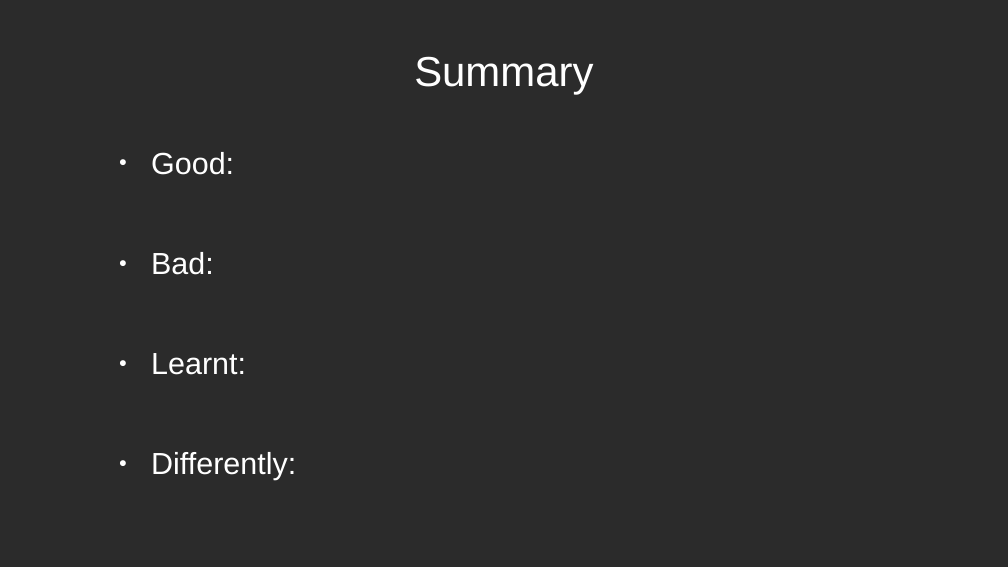
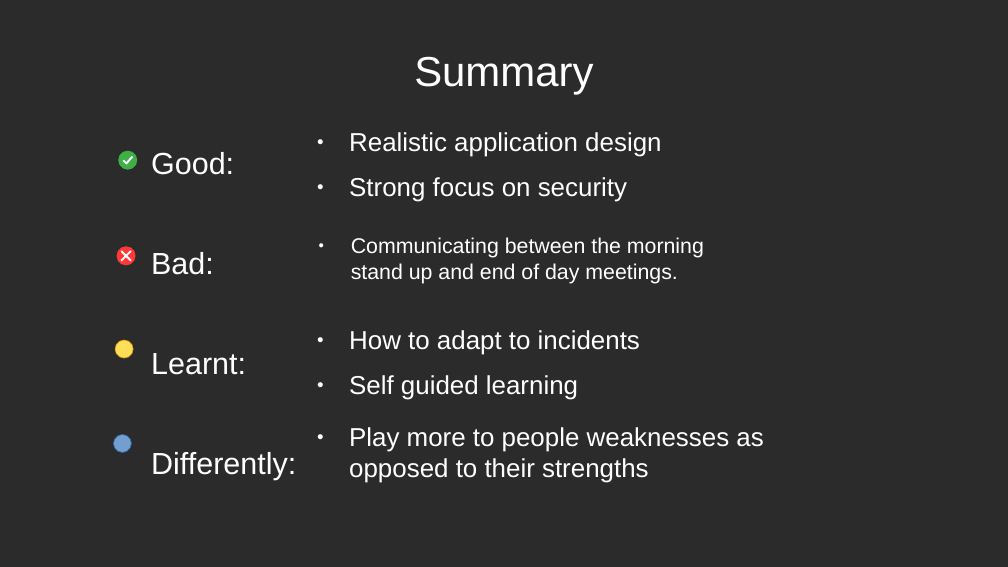
Before and after one commit to KBarrett89/Group3-supplementary, a slide deck: slide 10 of Final Project Presentation.odp. Drawn at 1008x567 pixels with LibreOffice and Linux fonts; fonts in the diff are those of the drawing; background and template pictures are left out; a plain dark background stands for a picture behind light text. Boxes give left, top, right and bottom in pixels: in the first picture for what was removed or moved away, otherwise in the second. Text is boxed around its words. In the diff, an @@ line names an element or a change of style, - is before the commit and + after.

```diff
--- a/Final Project Presentation.odp
+++ b/Final Project Presentation.odp
@@ text "Good:" at bbox=[151, 152, 296, 480]: bullet ● to none @@
@@ text added at bbox=[349, 132, 661, 202], 20.4 pt, text #FFFFFF @@
+● Realistic application design
+● Strong focus on security
@@ ellipse added at bbox=[119, 151, 137, 169], fill #3FAF46, outline #3FAF46 0.79 pt @@
@@ freeform shape added at bbox=[123, 157, 132, 164], outline #FFFFFF 1.5 pt @@
@@ text added at bbox=[351, 237, 704, 284], 16.8 pt, text #FFFFFF @@
+● Communicating between the morning stand up and end of day meetings.
@@ ellipse added at bbox=[117, 247, 135, 265], fill #FF3838, outline #FF3838 0.79 pt @@
@@ freeform shape added at bbox=[122, 252, 131, 261], outline #FFFFFF 1.5 pt @@
@@ freeform shape added at bbox=[122, 252, 131, 261], outline #FFFFFF 1.5 pt @@
@@ ellipse added at bbox=[115, 340, 134, 359], fill #FFDE59, outline #E8A202 0.51 pt @@
@@ text added at bbox=[349, 330, 640, 400], 20.4 pt, text #FFFFFF @@
+● How to adapt to incidents
+● Self guided learning
@@ ellipse added at bbox=[113, 434, 132, 453], fill #729FCF, outline #3465A4 0.51 pt @@
@@ text added at bbox=[349, 427, 763, 483], 20.4 pt, text #FFFFFF @@
+● Play more to people weaknesses as opposed to their strengths
```
Also in this commit, not shown: 2 other slides changed, 1 slide added, 1 slide removed.
